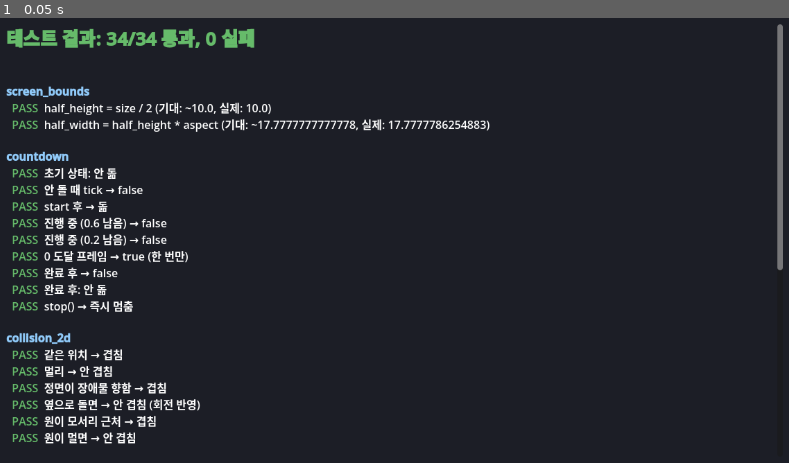
Above: before the commit, frame 1.
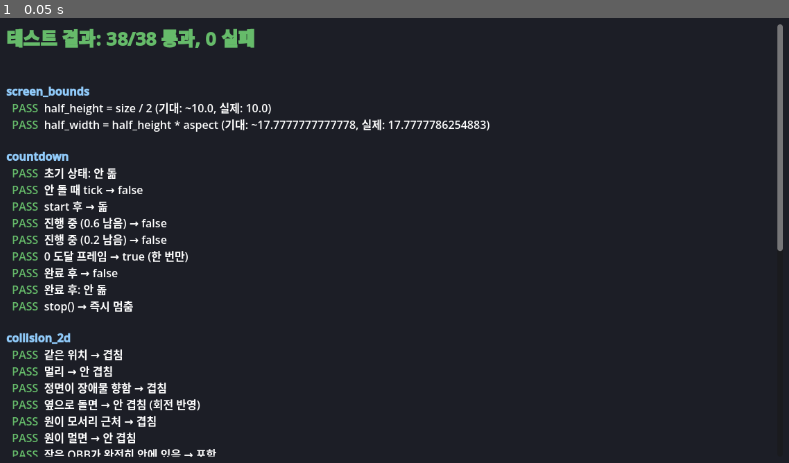
Above: after the commit, the same moment.

Repository: Leusin/project-godot-airport-marshaling-game
Game: Godot game, scene res://tests/tests.tscn
Two runs of this game, one before a commit and one after it. Both use one fixed random seed, a clock stepped at 60 frames per second and the inputs below. This scene is started directly instead of the project's main scene.
Inputs:
- Up to frame 1 (0.05 s): no input

The runs differ from the first frame. In frame 1, 0.3% of the frame differs, in the area x 1-100%, y 3-99%.

Commit message:
feat: 주차 판정을 완전 포함(전체가 존 안에) 방식으로 강화
collision_2d.gd: obb_corners + obb_within_aabb 추가 (회전 OBB가 축정렬
사각형에 완전히 포함되는지 판정). aircraft_collision의 parking 판정만
겹침(_overlaps) 대신 완전 포함(_fully_within)으로 교체.
테스트 4개 추가 (38/38).

Co-Authored-By: Claude Sonnet 4.6 <noreply@anthropic.com>

Diff:
--- a/src/core/utils/collision_2d.gd
+++ b/src/core/utils/collision_2d.gd
@@ -25,3 +25,23 @@
 	var local := Vector2(offset.dot(right), offset.dot(forward))
 	var closest := Vector2(clampf(local.x, -half_extents.x, half_extents.x), clampf(local.y, -half_extents.y, half_extents.y))
 	return local.distance_to(closest) <= radius
+
+## 회전하는 OBB의 네 꼭짓점 (월드 좌표).
+static func obb_corners(center: Vector2, half_extents: Vector2, forward: Vector2) -> PackedVector2Array:
+	var right := Vector2(forward.y, -forward.x)
+	return PackedVector2Array([
+		center - right * half_extents.x - forward * half_extents.y,
+		center + right * half_extents.x - forward * half_extents.y,
+		center + right * half_extents.x + forward * half_extents.y,
+		center - right * half_extents.x + forward * half_extents.y,
+	])
+
+## 회전하는 OBB가 축정렬 사각형(AABB) 안에 완전히 들어와 있는지 (네 꼭짓점 모두 포함되는지로 판정).
+static func obb_within_aabb(
+		center: Vector2, half_extents: Vector2, forward: Vector2,
+		aabb_center: Vector2, aabb_half_extents: Vector2) -> bool:
+	for corner in obb_corners(center, half_extents, forward):
+		var local := corner - aabb_center
+		if absf(local.x) > aabb_half_extents.x or absf(local.y) > aabb_half_extents.y:
+			return false
+	return true
--- a/src/gameplay/aircraft/aircraft_collision.gd
+++ b/src/gameplay/aircraft/aircraft_collision.gd
@@ -3,7 +3,7 @@
 ## (Node3D 부모를 직접 이동시키는 구조에서 Area3D entered 시그널이 불안정해 직접 판정한다.)
 ## 비행기는 회전하는 사각형(OBB), 대상은 축정렬 사각형으로 보고 SAT로 겹침 판정.
 ## 대상은 씬 계층 경로가 아니라 그룹으로 찾는다 (트리 위치에 독립적, 다중 배치 지원).
-##   parking  그룹 겹침 -> 유도 성공
+##   parking  그룹: 비행기가 완전히 들어와야(포함) 유도 성공
 ##   marshaller / obstacle 그룹 겹침 -> 게임 오버
 
 const SceneQuery = preload("res://src/core/utils/scene_query.gd")
@@ -27,7 +27,7 @@
 	var forward := _forward_xz(_aircraft)
 
 	for parking_spot in get_tree().get_nodes_in_group(GameGroups.PARKING):
-		if _overlaps(center, forward, parking_spot):
+		if _fully_within(center, forward, parking_spot):
 			_game_manager.trigger_success()
 			return
 
@@ -47,6 +47,12 @@
 		center, _self_half_extents, forward,
 		_to_xz(target.global_position), CollisionShapes.half_extents_xz(target), Vector2(0.0, 1.0))
 
+## 비행기(OBB)가 대상(축정렬 사각형) 안에 완전히 들어와 있는지. 대상은 회전 안 한다고 봄.
+func _fully_within(center: Vector2, forward: Vector2, target: Node3D) -> bool:
+	return Collision2D.obb_within_aabb(
+		center, _self_half_extents, forward,
+		_to_xz(target.global_position), CollisionShapes.half_extents_xz(target))
+
 ## Vector3의 x, z 만 뽑아 XZ 평면 좌표로.
 func _to_xz(world_position: Vector3) -> Vector2:
 	return Vector2(world_position.x, world_position.z)
--- a/tests/test_runner.gd
+++ b/tests/test_runner.gd
@@ -115,6 +115,20 @@
 	suite.check(not Collision2D.obb_circle_overlap(Vector2.ZERO, Vector2(1, 1), forward_z, Vector2(1.4, 0), 0.3),
 		"원이 멀면 → 안 겹침")
 
+	# obb_within_aabb: 완전 포함 판정 (주차 성공 조건)
+	var parking_center := Vector2(0, 0)
+	var parking_half := Vector2(1.5, 1.5)
+	suite.check(Collision2D.obb_within_aabb(Vector2.ZERO, Vector2(1.0, 1.2), forward_z, parking_center, parking_half),
+		"작은 OBB가 완전히 안에 있음 → 포함")
+	suite.check(not Collision2D.obb_within_aabb(Vector2(1.0, 0), Vector2(1.0, 1.2), forward_z, parking_center, parking_half),
+		"일부만 겹침(모서리가 밖) → 비포함")
+	suite.check(not Collision2D.obb_within_aabb(Vector2(5.0, 5.0), Vector2(1.0, 1.2), forward_z, parking_center, parking_half),
+		"완전히 밖 → 비포함")
+	# 45도 회전하면 대각선 폭이 늘어나 같은 위치라도 밖으로 삐져나올 수 있음 (회전 반영 확인)
+	var diag := Vector2(1, 1).normalized()
+	suite.check(not Collision2D.obb_within_aabb(Vector2.ZERO, Vector2(1.0, 1.2), diag, parking_center, parking_half),
+		"45도 회전 시 대각선 폭 초과 → 비포함")
+
 # ─────────────────────────────────────────────────────────
 # vision_cone: 정면(-Z) 기준 좌우 half_angle + 반경 판정 (상태 없는 기하)
 func _test_vision_cone(suite: TestLib) -> void:
Not shown, changed: DEVLOG.md
